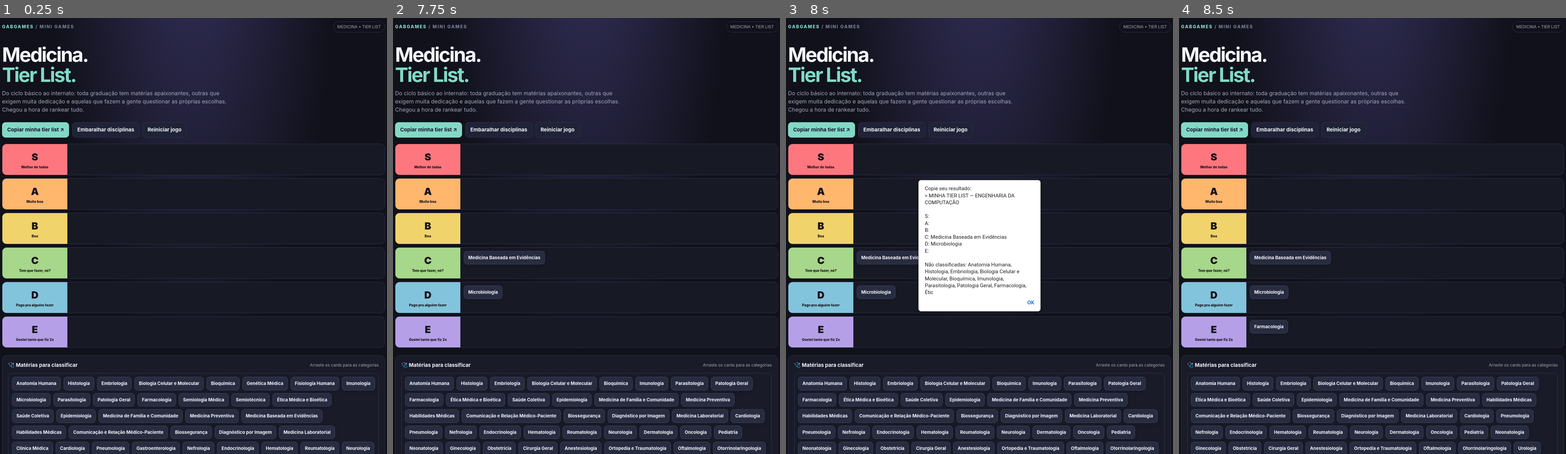
Above: before the commit, frames 1-4 (left to right).
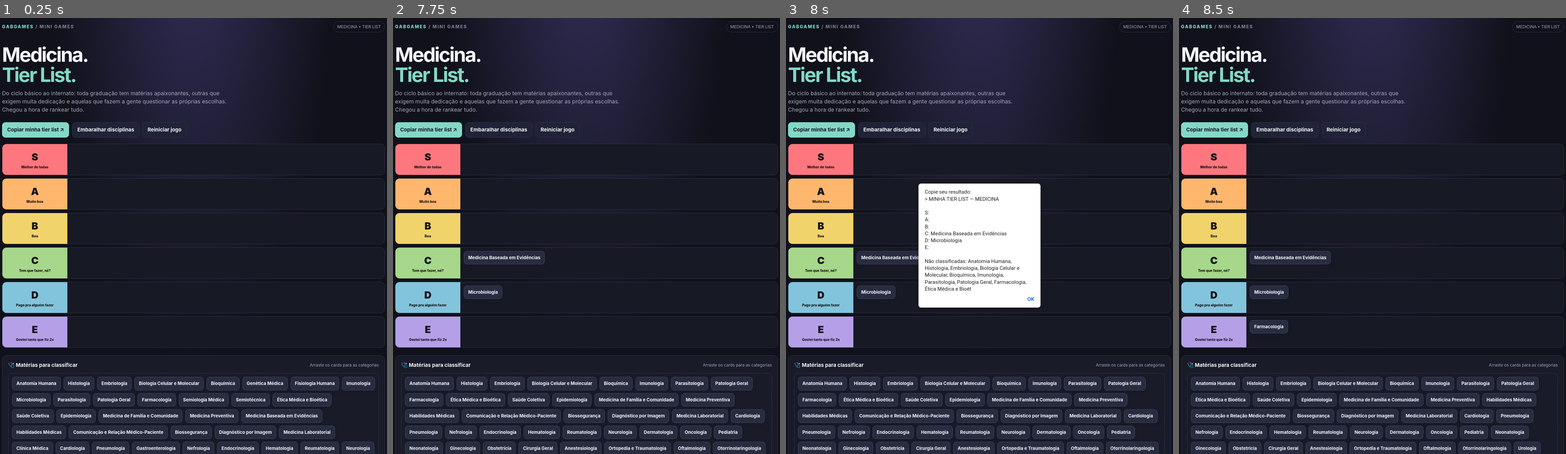
Above: after the commit, the same moments.

Repository: iamdatagabs/gabgames
Game: browser game, page medicina/index.html
Same seed, same stepped clock (60 frames per second), same inputs: the game is played once before the commit and once after it. When the page shows a pop-up message, it is drawn as a white box for half a second while everything else waits; a line starting with > is the answer the replay typed.
Inputs (mouse positions are in pixels of both pictures, inside the frame that each line leads up to):
- Up to frame 1 (0.25 s): no input
- Up to frame 2 (7.75 s): drag from (675, 414) to (675, 253) at 1.27 s; drag from (694, 432) to (652, 432) at 1.87 s; drag from (729, 432) to (729, 358) at 2.02 s; drag from (644, 401) to (683, 323) at 2.47 s; drag from (690, 449) to (725, 414) at 3.07 s; drag from (621, 449) to (590, 449) at 3.67 s; drag from (706, 401) to (749, 358) at 4.27 s; drag from (482, 327) to (482, 406) at 4.52 s; drag from (598, 401) to (648, 401) at 4.87 s; drag from (547, 401) to (547, 362) at 5.47 s; drag from (656, 384) to (702, 384) at 6.07 s; drag from (660, 384) to (710, 384) at 6.67 s; drag from (690, 384) to (652, 305) at 7.02 s; drag from (470, 432) to (470, 384) at 7.27 s
- Up to frame 3 (8 s): click "Copiar minha tier list ↗" at 7.87 s
- Up to frame 4 (8.5 s): drag from (1209, 401) to (1209, 323) at 8.47 s

Frames 1-2 are identical in both runs. In frame 3, 1.9% of the frame differs, in the area x 34-66%, y 37-68%; in frame 4, nothing differs.

Commit message:
Make Medicina tier list installable as an Android PWA

Diff:
--- a/medicina/index.html
+++ b/medicina/index.html
@@ -2,7 +2,7 @@
 <html lang="pt-BR">
 <head>
 <meta charset="utf-8"><meta name="viewport" content="width=device-width,initial-scale=1">
-<meta name="theme-color" content="#10111a"><meta name="description" content="Monte sua tier list das disciplinas de Medicina.">
+<meta name="theme-color" content="#10111a"><meta name="description" content="Monte sua tier list das disciplinas de Medicina."><meta name="mobile-web-app-capable" content="yes"><meta name="apple-mobile-web-app-capable" content="yes"><meta name="apple-mobile-web-app-status-bar-style" content="black-translucent"><link rel="manifest" href="./manifest.webmanifest"><link rel="icon" href="./icon.svg" type="image/svg+xml"><link rel="apple-touch-icon" href="./icon.svg">
 <title>GabGames — Tier List de Medicina</title>
 <style>
 :root{color-scheme:dark;--bg:#10111a;--panel:#191b28;--panel2:#202337;--line:#30344a;--text:#f4f5fb;--muted:#a4a8bc;--accent:#83d8c6}
@@ -13,7 +13,7 @@
 .toolbar{display:flex;flex-wrap:wrap;gap:9px;margin:22px 0 18px}button{font:inherit;font-weight:700;border:1px solid va …(269 unchanged characters)…
 .board{display:grid;gap:9px}.tier{display:grid;grid-template-columns:190px 1fr;min-height:90px;border:1px solid var(--l …(568 unchanged characters)…
 .s .rank{background:#ff777e}.a .rank{background:#ffb66d}.b .rank{background:#f1d36b}.c .rank{background:#a6d78a}.d .rank{background:#82c4dc}.e .rank{background:#b5a0e8}
-.tile{background:#282c40;border:1px solid #414761;border-radius:9px;padding:9px 12px;font-size:13px;font-weight:650;cursor:grab;user-select:none;box-shadow:0 3px 12px #0002}.tile:hover{border-color:#aaa0ff}.tile:active{cursor:grabbing}.tile.dragging{opacity:.3}
+.tile{touch-action:none;background:#282c40;border:1px solid #414761;border-radius:9px;padding:9px 12px;font-size:13px;font-weight:650;cursor:grab;user-select:none;box-shadow:0 3px 12px #0002}.tile:hover{border-color:#aaa0ff}.tile:active{cursor:grabbing}.tile.dragging{opacity:.3}
 .poolbox{margin-top:22px;padding:17px;border:1px solid var(--line);border-radius:14px;background:var(--panel)}.poolhead …(301 unchanged characters)…
 .bottom{display:flex;justify-content:space-between;gap:12px;margin-top:14px;color:var(--muted);font-size:12px}.toast{po …(250 unchanged characters)…
 @media(max-width:600px){.wrap{padding-top:22px}.top{margin-bottom:26px}.tier{grid-template-columns:116px 1fr;min-height …(235 unchanged characters)…
@@ -23,7 +23,7 @@
 <div class="top"><div class="brand">GABGAMES <span style="color:#777b91">/ MINI GAMES</span></div><div class="pill">MEDICINA • TIER LIST</div></div>
 <h1>Medicina.<br><span style="color:var(--accent)">Tier List.</span></h1>
 <p class="intro">Do ciclo básico ao internato: toda graduação tem matérias apaixonantes, outras que exigem muita dedicação e aquelas que fazem a gente questionar as próprias escolhas. Chegou a hora de rankear tudo.</p>
-<div class="toolbar"><button class="primary" id="copy">Copiar minha tier list ↗</button><button id="shuffle">Embaralhar disciplinas</button><button id="reset">Reiniciar jogo</button></div>
+<div class="toolbar"><button id="install" hidden>Instalar aplicativo</button><button class="primary" id="copy">Copiar minha tier list ↗</button><button id="shuffle">Embaralhar disciplinas</button><button id="reset">Reiniciar jogo</button></div>
 <section class="board" aria-label="Categorias da tier list">
 <div class="tier s" data-zone="S"><div class="rank">S<small>Melhor de todas</small></div><div class="items"></div></div>
 <div class="tier a" data-zone="A"><div class="rank">A<small>Muito boa</small></div><div class="items"></div></div>
@@ -34,12 +34,12 @@
 </section>
 <section class="poolbox"><div class="poolhead"><h2>🩺 Matérias para classificar</h2><span class="muted">Arraste os cards para as categorias</span></div><div id="pool" data-zone="pool"></div></section>
 <div class="bottom"><span id="progress">0 matérias classificadas</span><span>Seu progresso fica salvo neste navegador.</span></div>
-<p class="muted" style="margin-top:18px"><a href="./" style="color:var(--accent)">← Ir para Engenharia da Computação</a></p>
+<p class="muted" style="margin-top:18px"><a href="../" style="color:var(--accent)">← Voltar ao menu GabGames</a></p>
 </main><div class="toast" id="toast" role="status"></div>
 <script>
 const subjects=["Anatomia Humana","Histologia","Embriologia","Biologia Celular e Molecular","Bioquímica","Genética Médi …(875 unchanged characters)…
 const zones=[...document.querySelectorAll("[data-zone]")],pool=document.getElementById("pool");let dragged=null;
-function tile(name){const el=document.createElement("div");e …(196 unchanged characters)… ging");dragged=null;save();progress()});return el}
+function tile(name){const el=document.createElement("div");e …(196 unchanged characters)… ging");dragged=null;save();progress()});el.addEventListener("pointerdown",e=>{if(e.pointerType!=="touch")return;dragged=el;el.classList.add("dragging");el.setPointerCapture(e.pointerId)});el.addEventListener("pointerup",e=>{if(e.pointerType!=="touch"||dragged!==el)return;const target=document.elementFromPoint(e.clientX,e.clientY)?.closest("[data-zone]");if(target){(target.querySelector(".items")||target).append(el);save();progress()}el.classList.remove("dragging");dragged=null});el.addEventListener("pointercancel",()=>{el.classList.remove("dragging");dragged=null});return el}
 function progress(){const n=document.querySelectorAll(".tier .tile").length;document.getElementById("progress").textContent=n+" de "+subjects.length+" matérias classificadas"}
 function save(){const state={};zones.forEach(z=>state[z.dataset.zone]=[...z.querySelector(".items")?.children||z.children].map(x=>x.textContent));state.pool=[...pool.children].map(x=>x.textContent);try{localStorage.setItem("gabgames-tier-medicina",JSON.stringify(state))}catch(e){}}
 function restore(){let state;try{state=JSON.parse(localStorage.getItem("gabgames-tier-medicina"))}catch(e){}if(state){z …(300 unchanged characters)…
@@ -48,6 +48,11 @@
 function toast(msg){const t=document.getElementById("toast");t.textContent=msg;t.classList.add("show");setTimeout(()=>t.classList.remove("show"),2100)}
 document.getElementById("reset").onclick=()=>{if(confirm("Tem certeza que deseja reiniciar sua tier list?")){localStora …(211 unchanged characters)…
 document.getElementById("shuffle").onclick=()=>{const all=[...document.querySelectorAll(".tile")].sort(()=>Math.random()-.5);all.forEach(x=>pool.append(x));save();progress();toast("Disciplinas embaralhadas!")};
-document.getElementById("copy").onclick=async()=>{const labels=["S","A","B","C","D","E"];const out=["MINHA TIER LIST — ENGENHARIA DA COMPUTAÇÃO","",...labels.map(k=>k+": "+[...documen …(335 unchanged characters)…
+document.getElementById("copy").onclick=async()=>{const labels=["S","A","B","C","D","E"];const out=["MINHA TIER LIST — MEDICINA","",...labels.map(k=>k+": "+[...documen …(335 unchanged characters)…
 restore();
+let installPrompt=null;const installButton=document.getElementById("install");
+window.addEventListener("beforeinstallprompt",e=>{e.preventDefault();installPrompt=e;installButton.hidden=false});
+installButton.addEventListener("click",async()=>{if(!installPrompt)return;installPrompt.prompt();await installPrompt.userChoice;installPrompt=null;installButton.hidden=true});
+window.addEventListener("appinstalled",()=>{installButton.hidden=true;toast("GabGames Medicina instalado!")});
+if("serviceWorker" in navigator){window.addEventListener("load",()=>navigator.serviceWorker.register("./sw.js").catch(err=>console.error("Falha ao registrar modo offline:",err)))}
 </script></body></html>
